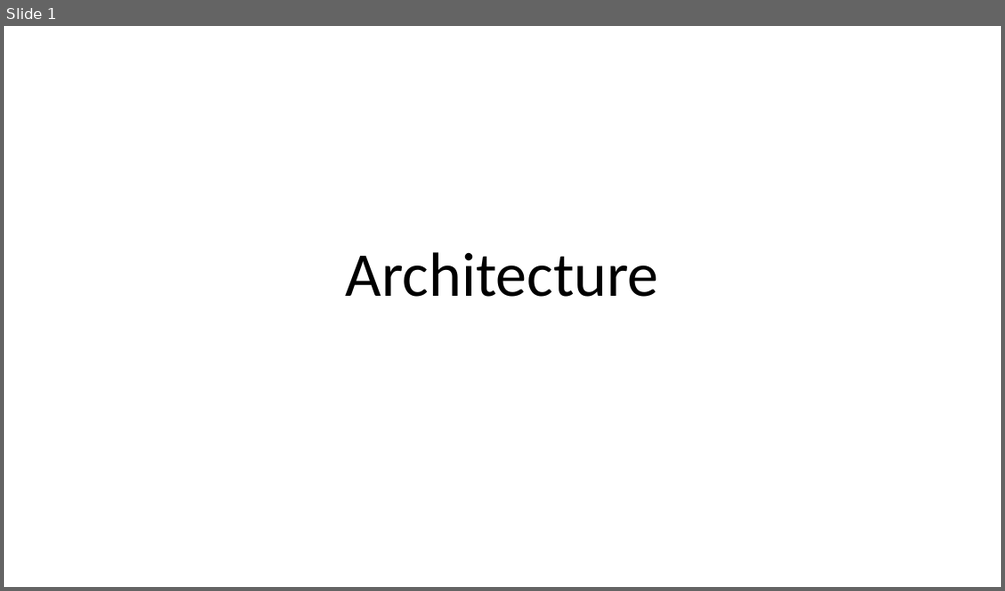
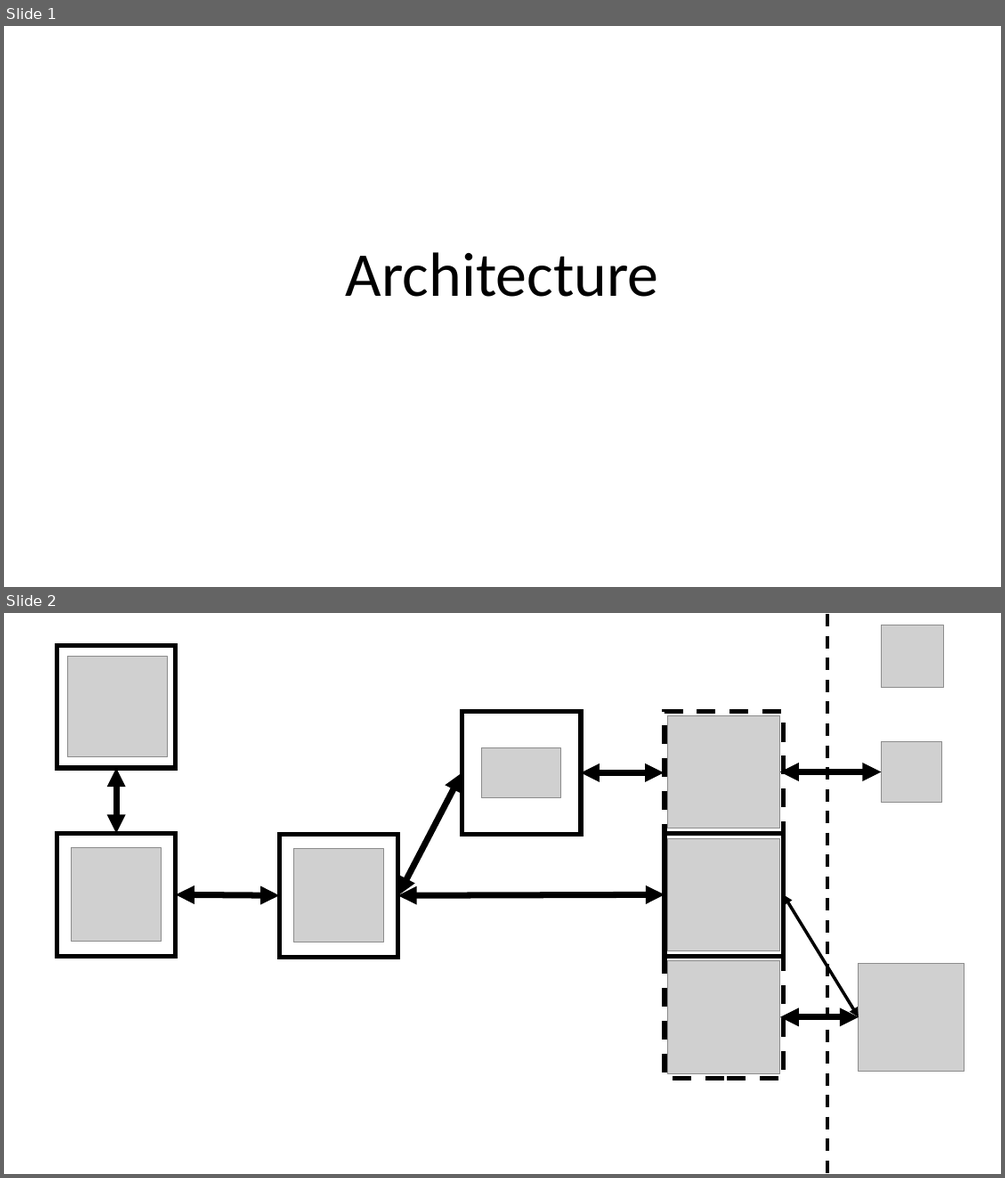
Before and after one commit to Danes99/journalism, a slide deck: docs/pptx/architecture.pptx. Shown one above the other, each under a label of ours: slide 1 before the commit, slides 1 and 2 after it. The pictures are 1005x591 and 1005x1178 pixels, drawn with LibreOffice and Linux fonts; fonts in the diff are those of the drawing; grey boxes stand for pictures. Boxes give left, top, right and bottom in pixels: in the first picture for what was removed or moved away, otherwise in the second. Text is boxed around its words. In the diff, an @@ line names an element or a change of style, - is before the commit and + after.

```diff
--- a/docs/pptx/architecture.pptx
+++ b/docs/pptx/architecture.pptx
@@ slide 2 added at <box>4,613,1001,1174</box>, background #FFFFFF @@
@@ line added from (827, 615) to (827, 1174), #000000 3 pt dashed @@
@@ picture added at <box>882,625,943,688</box> @@
@@ rectangle added at <box>57,645,176,768</box>, outline #000000 4.5 pt @@
@@ picture added at <box>67,657,168,756</box> @@
@@ rectangle added at <box>461,712,581,835</box>, outline #000000 4.5 pt @@
@@ rectangle added at <box>664,711,783,1078</box>, outline #000000 4.5 pt dashed @@
@@ picture added at <box>668,715,780,827</box> @@
@@ picture added at <box>882,742,942,803</box> @@
@@ double arrow added from (116, 834) to (116, 768), #000000 6 pt @@
@@ picture added at <box>482,748,560,798</box> @@
@@ double arrow added from (780, 772) to (882, 772), #000000 6 pt @@
@@ double arrow added from (461, 773) to (398, 896), #000000 6 pt @@
@@ double arrow added from (581, 773) to (663, 773), #000000 6 pt @@
@@ rectangle added at <box>57,834,176,957</box>, outline #000000 4.5 pt @@
@@ picture added at <box>72,848,162,941</box> @@
@@ rectangle added at <box>279,835,398,957</box>, outline #000000 4.5 pt @@
@@ picture added at <box>293,849,384,942</box> @@
@@ rectangle added at <box>664,834,783,957</box>, outline #000000 4.5 pt @@
@@ picture added at <box>668,838,780,950</box> @@
@@ double arrow added from (176, 895) to (279, 896), #000000 6 pt @@
@@ double arrow added from (664, 895) to (398, 896), #000000 6 pt @@
@@ double arrow added from (783, 895) to (858, 1017), #000000 3 pt @@
@@ picture added at <box>668,961,780,1073</box> @@
@@ picture added at <box>858,963,965,1071</box> @@
@@ double arrow added from (780, 1017) to (858, 1017), #000000 6 pt @@
```
Also in this commit, not shown: 1 other slide added, 1 slide removed, 1 other file.
